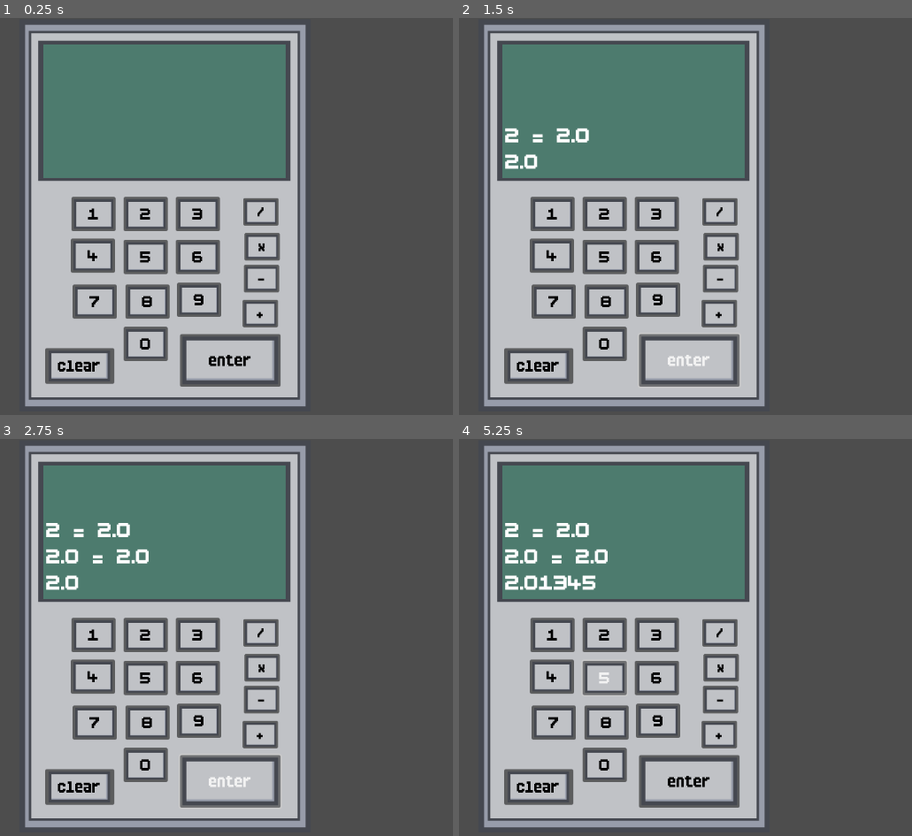
Above: before the commit, frames 1-4 (two rows, left to right).
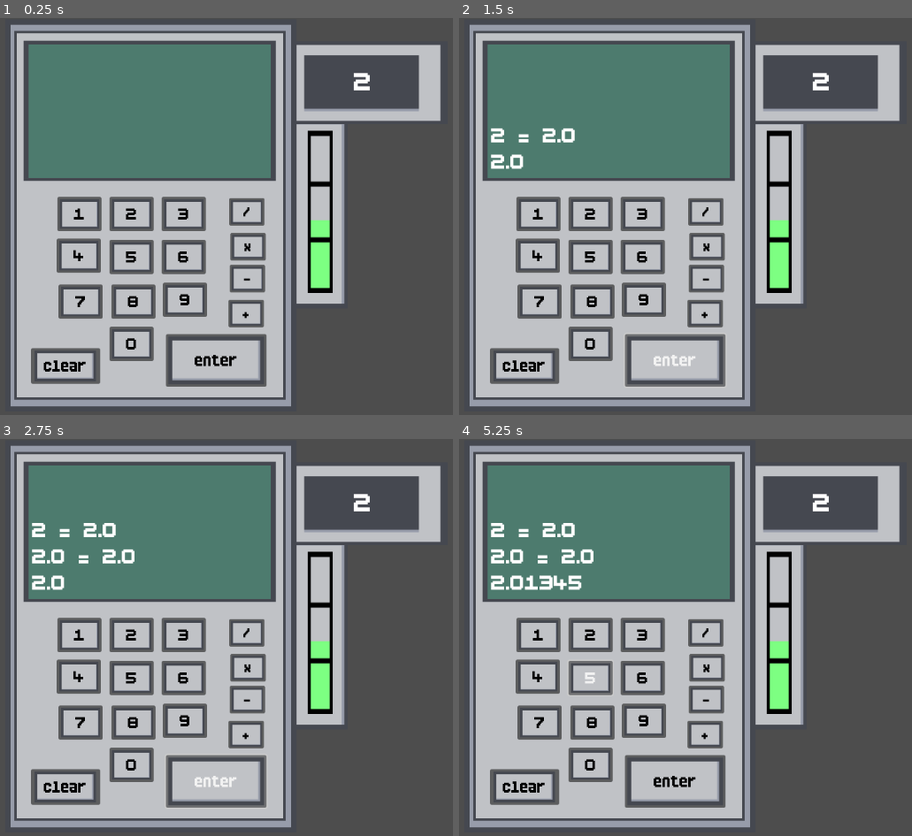
Above: after the commit, the same moments.

Repository: ShadowArcher289/i-dropped-my-calculator
Game: Godot game, scene res://scenes/main.tscn
Two runs of this game, one before a commit and one after it. Both use one fixed random seed, a clock stepped at 60 frames per second and the inputs below.
Inputs:
- Up to frame 1 (0.25 s): no input
- Up to frame 2 (1.5 s): click "2" at 0.5 s; click "enter" at 1.25 s
- Up to frame 3 (2.75 s): click "enter" at 2 s
- Up to frame 4 (5.25 s): click "1" at 2.75 s; click "3" at 3.5 s; click "4" at 4.25 s; click "5" at 5 s

The runs differ from the first frame. In frame 1, 24% of the frame differs, in the area x 2-98%, y 1-98%; in frame 2, 24%; in frame 3, 25%; in frame 4, 25%.

Commit message:
Added xp bar

Diff:
--- a/scenes/calculator.tscn
+++ b/scenes/calculator.tscn
@@ -12,15 +12,15 @@
 script = ExtResource("1_4a2e8")
 
 [node name="CalcBackground" type="Sprite2D" parent="."]
-position = Vector2(601, 322)
+position = Vector2(242.5, 322)
 texture = ExtResource("1_47tay")
 
 [node name="Buttons" type="Node2D" parent="."]
 
 [node name="button1" type="Button" parent="Buttons"]
-offset_left = 448.0
+offset_left = 89.5
 offset_top = 292.0
-offset_right = 520.0
+offset_right = 161.5
 offset_bottom = 348.0
 theme = ExtResource("2_jgmda")
 theme_override_colors/font_color = Color(0, 0, 0, 1)
@@ -31,9 +31,9 @@
 icon_alignment = 1
 
 [node name="button2" type="Button" parent="Buttons"]
-offset_left = 533.0
+offset_left = 174.5
 offset_top = 292.0
-offset_right = 605.0
+offset_right = 246.5
 offset_bottom = 348.0
 theme_override_colors/font_color = Color(0, 0, 0, 1)
 theme_override_fonts/font = ExtResource("2_q1y2q")
@@ -43,9 +43,9 @@
 icon_alignment = 1
 
 [node name="button3" type="Button" parent="Buttons"]
-offset_left = 618.0
+offset_left = 259.5
 offset_top = 292.0
-offset_right = 690.0
+offset_right = 331.5
 offset_bottom = 348.0
 theme_override_colors/font_color = Color(0, 0, 0, 1)
 theme_override_fonts/font = ExtResource("2_q1y2q")
@@ -55,9 +55,9 @@
 icon_alignment = 1
 
 [node name="button4" type="Button" parent="Buttons"]
-offset_left = 447.0
+offset_left = 88.5
 offset_top = 360.0
-offset_right = 519.0
+offset_right = 160.5
 offset_bottom = 416.0
 theme_override_colors/font_color = Color(0, 0, 0, 1)
 theme_override_fonts/font = ExtResource("2_q1y2q")
@@ -67,9 +67,9 @@
 icon_alignment = 1
 
 [node name="button5" type="Button" parent="Buttons"]
-offset_left = 533.0
+offset_left = 174.5
 offset_top = 362.0
-offset_right = 605.0
+offset_right = 246.5
 offset_bottom = 418.0
 theme_override_colors/font_color = Color(0, 0, 0, 1)
 theme_override_fonts/font = ExtResource("2_q1y2q")
@@ -79,9 +79,9 @@
 icon_alignment = 1
 
 [node name="button6" type="Button" parent="Buttons"]
-offset_left = 618.0
+offset_left = 259.5
 offset_top = 362.0
-offset_right = 690.0
+offset_right = 331.5
 offset_bottom = 418.0
 theme_override_colors/font_color = Color(0, 0, 0, 1)
 theme_override_fonts/font = ExtResource("2_q1y2q")
@@ -91,9 +91,9 @@
 icon_alignment = 1
 
 [node name="button7" type="Button" parent="Buttons"]
-offset_left = 450.0
+offset_left = 91.5
 offset_top = 435.0
-offset_right = 522.0
+offset_right = 163.5
 offset_bottom = 491.0
 theme_override_colors/font_color = Color(0, 0, 0, 1)
 theme_override_fonts/font = ExtResource("2_q1y2q")
@@ -103,9 +103,9 @@
 icon_alignment = 1
 
 [node name="button8" type="Button" parent="Buttons"]
-offset_left = 536.0
+offset_left = 177.5
 offset_top = 435.0
-offset_right = 608.0
+offset_right = 249.5
 offset_bottom = 491.0
 theme_override_colors/font_color = Color(0, 0, 0, 1)
 theme_override_fonts/font = ExtResource("2_q1y2q")
@@ -115,9 +115,9 @@
 icon_alignment = 1
 
 [node name="button9" type="Button" parent="Buttons"]
-offset_left = 620.0
+offset_left = 261.5
 offset_top = 432.0
-offset_right = 692.0
+offset_right = 333.5
 offset_bottom = 488.0
 theme_override_colors/font_color = Color(0, 0, 0, 1)
 theme_override_fonts/font = ExtResource("2_q1y2q")
@@ -127,9 +127,9 @@
 icon_alignment = 1
 
 [node name="button0" type="Button" parent="Buttons"]
-offset_left = 533.0
+offset_left = 174.5
 offset_top = 504.0
-offset_right = 605.0
+offset_right = 246.5
 offset_bottom = 560.0
 theme_override_colors/font_color = Color(0, 0, 0, 1)
 theme_override_fonts/font = ExtResource("2_q1y2q")
@@ -139,9 +139,9 @@
 icon_alignment = 1
 
 [node name="buttonDivide" type="Button" parent="Buttons"]
-offset_left = 728.0
+offset_left = 369.50003
 offset_top = 294.0
-offset_right = 800.0
+offset_right = 441.50003
 offset_bottom = 350.0
 scale = Vector2(0.8, 0.8)
 theme_override_colors/font_color = Color(0, 0, 0, 1)
@@ -152,9 +152,9 @@
 icon_alignment = 1
 
 [node name="buttonMultiply" type="Button" parent="Buttons"]
-offset_left = 730.0
+offset_left = 371.50003
 offset_top = 351.0
-offset_right = 802.0
+offset_right = 443.50003
 offset_bottom = 407.0
 scale = Vector2(0.8, 0.8)
 theme_override_colors/font_color = Color(0, 0, 0, 1)
@@ -165,9 +165,9 @@
 icon_alignment = 1
 
 [node name="buttonSubtract" type="Button" parent="Buttons"]
-offset_left = 729.0
+offset_left = 370.50003
 offset_top = 403.0
-offset_right = 801.0
+offset_right = 442.50003
 offset_bottom = 459.0
 scale = Vector2(0.8, 0.8)
 theme_override_colors/font_color = Color(0, 0, 0, 1)
@@ -178,9 +178,9 @@
 icon_alignment = 1
 
 [node name="buttonAdd" type="Button" parent="Buttons"]
-offset_left = 727.0
+offset_left = 368.50003
 offset_top = 460.0
-offset_right = 799.0
+offset_right = 440.50003
 offset_bottom = 516.0
 scale = Vector2(0.8, 0.8)
 theme = ExtResource("2_jgmda")
@@ -189,9 +189,9 @@
 icon_alignment = 1
 
 [node name="buttonEnter" type="Button" parent="Buttons"]
-offset_left = 625.0
+offset_left = 266.5
 offset_top = 516.0
-offset_right = 789.0
+offset_right = 430.5
 offset_bottom = 602.0
 theme = ExtResource("2_jgmda")
 text = "enter"
@@ -200,9 +200,9 @@
 expand_icon = true
 
 [node name="buttonClear" type="Button" parent="Buttons"]
-offset_left = 405.0
+offset_left = 46.5
 offset_top = 539.0
-offset_right = 518.0
+offset_right = 159.5
 offset_bottom = 597.0
 theme = ExtResource("2_jgmda")
 text = "clear"
@@ -211,14 +211,14 @@
 expand_icon = true
 
 [node name="Screen" type="Sprite2D" parent="."]
-position = Vector2(599.3209, 151.99997)
+position = Vector2(240.82095, 151.99997)
 scale = Vector2(0.5141975, 0.35339507)
 texture = ExtResource("6_4a2e8")
 
 [node name="ScreenText" type="RichTextLabel" parent="."]
-offset_left = 407.0
+offset_left = 48.5
 offset_top = 47.0
-offset_right = 790.0
+offset_right = 431.5
 offset_bottom = 256.0
 theme = ExtResource("2_jgmda")
 scroll_following = true
--- /dev/null
+++ b/scenes/exp_bar.tscn
@@ -0,0 +1,45 @@
+[gd_scene load_steps=7 format=3 uid="uid://b6ng52oealvwa"]
+
+[ext_resource type="Script" uid="uid://csmvm02gc0jff" path="res://scripts/exp_bar.gd" id="1_hlrur"]
+[ext_resource type="Texture2D" uid="uid://d4jskux0ii8tb" path="res://assets/calculator/BigButton.png" id="1_j70uk"]
+[ext_resource type="Texture2D" uid="uid://dc3tpnt3as7cp" path="res://assets/calculator/ExpBarTop.png" id="1_uwwo8"]
+[ext_resource type="Texture2D" uid="uid://b1yqvamyurtni" path="res://assets/calculator/ExpBarCore.png" id="2_j70uk"]
+[ext_resource type="Texture2D" uid="uid://cdgtufar8ibrq" path="res://assets/calculator/NumberMarker.png" id="4_ekkt7"]
+[ext_resource type="Theme" uid="uid://c635ramjqf4e0" path="res://assets/CalculatorButtonsStyle.tres" id="5_o3m62"]
+
+[node name="ExpBar" type="Node2D"]
+script = ExtResource("1_hlrur")
+
+[node name="BigButton" type="Sprite2D" parent="."]
+position = Vector2(47, 280.02692)
+rotation = -1.5707964
+scale = Vector2(0.9814183, 0.7265625)
+texture = ExtResource("1_j70uk")
+
+[node name="ExpBarDisplay" type="TextureProgressBar" parent="."]
+offset_left = 28.0
+offset_top = 412.0
+offset_right = 292.70175
+offset_bottom = 453.0
+rotation = -1.5707964
+value = 45.0
+allow_greater = true
+nine_patch_stretch = true
+texture_over = ExtResource("1_uwwo8")
+texture_progress = ExtResource("2_j70uk")
+
+[node name="NumberMarker" type="Sprite2D" parent="."]
+position = Vector2(115.75001, 69.00001)
+scale = Vector2(1.4609375, 0.703125)
+texture = ExtResource("4_ekkt7")
+
+[node name="GoalNumber" type="RichTextLabel" parent="."]
+offset_left = 26.0
+offset_top = 28.024391
+offset_right = 210.0
+offset_bottom = 106.97561
+theme = ExtResource("5_o3m62")
+theme_override_font_sizes/normal_font_size = 52
+text = "2"
+horizontal_alignment = 1
+vertical_alignment = 1
--- a/scenes/main.tscn
+++ b/scenes/main.tscn
@@ -1,5 +1,6 @@
-[gd_scene load_steps=2 format=3 uid="uid://bv2x3qji5q84a"]
+[gd_scene load_steps=3 format=3 uid="uid://bv2x3qji5q84a"]
 
+[ext_resource type="PackedScene" uid="uid://b6ng52oealvwa" path="res://scenes/exp_bar.tscn" id="1_0wfyh"]
 [ext_resource type="PackedScene" uid="uid://co8sti2ydvcrl" path="res://scenes/calculator.tscn" id="1_o5qli"]
 
 [node name="Main" type="Node2D"]
@@ -7,4 +8,8 @@
 [node name="Camera2D" type="Camera2D" parent="."]
 anchor_mode = 0
 
+[node name="ExpBar" parent="." instance=ExtResource("1_0wfyh")]
+position = Vector2(805, 37)
+
 [node name="Calculator" parent="." instance=ExtResource("1_o5qli")]
+position = Vector2(335, 0)
--- /dev/null
+++ b/scripts/exp_bar.gd
@@ -0,0 +1,9 @@
+extends Node2D
+
+@onready var exp_bar_display: TextureProgressBar = $ExpBarDisplay
+@onready var goal_number: RichTextLabel = $GoalNumber
+
+var goal_value = 2;
+
+func new_goal() -> void:
+	goal_value = randi_range(0, 99999);
Binary file added: assets/calculator/ExpBarCore.png
Not shown, added: assets/calculator/ExpBarCore.png.import
Binary file added: assets/calculator/ExpBarTop.png
Not shown, added: assets/calculator/ExpBarTop.png.import
Binary file added: assets/calculator/NumberMarker.png
Not shown, added: assets/calculator/NumberMarker.png.import
Not shown, added: scripts/exp_bar.gd.uid
